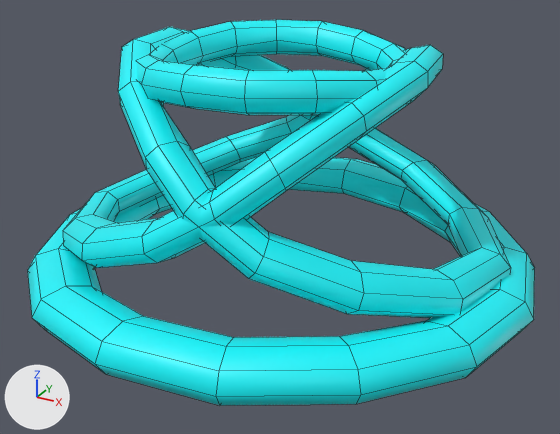
Renders of the FBX model DGM2610 - Game Design I/WowRenderedScene/Assets/Animations/BellSwirl.fbx from each side of a commit.
Both versions are drawn from a camera (50 mm lens) standing at (0.1304, -0.2385, 0.0982) and looking at (0.0034, -0.0076, -0.0173). Lighting does not change. The marker at lower left points along +X, +Y and +Z. Mesh edges are drawn as thin lines. Where no turn or scale is listed for an object, it has been applied to the vertices.

Names of what the first picture shows: 'Bottom', 'Middle', 'Top'.
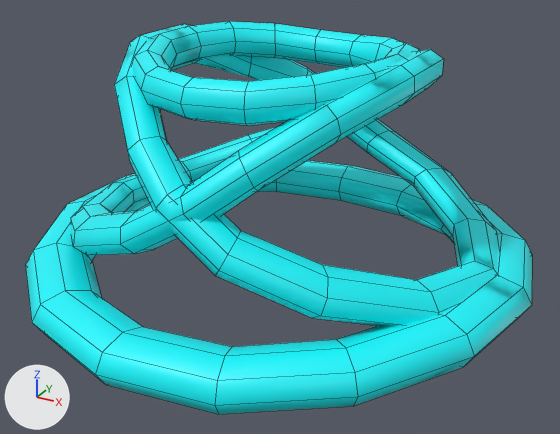
Pixel boxes [x1, y1, x2, y2] of what changed, in the pictures (560 x 434 px; the box of a moved part takes in the faces that stretch with it):
'Middle', turned
    before: [63, 27, 511, 318]
    after: [74, 24, 498, 326]
'Bottom', turned
    before: [27, 157, 535, 405]
    after: [34, 160, 532, 414]
'BlueBottom', added (cyan)
    after: [25, 174, 530, 411]
'BlueMiddle', added (cyan)
    after: [71, 28, 498, 325]
'Top', turned
    before: [137, 20, 406, 115]
    after: [132, 21, 419, 126]
'WhiteTop', added (cyan)
    after: [134, 29, 420, 106]
part 1 of me_mesh, moved or reshaped
    before: [137, 20, 406, 115]
    after: [134, 29, 420, 106]

What changed in the scene script:
```text
Change me_mesh:
    where me_mesh.from_pydata(...)  # 120 vertices, 120 faces; spans x -5.02..5.02, y -0.88..0.88, z -5.05..5.05
    used by ob_top; parent = ob_bellswirl; location = (-0.0496, 3.723, 0.193); rotation_euler = (0.0, 2.091, 0.0), in degrees (0, 120, 0)
    me_mesh part 1: the whole mesh is turned 90 degrees about the x axis through its middle and scaled by 0.01
Add me_mesh_005:
    me_mesh_005.from_pydata(...)  # 120 vertices, 120 faces; spans x -0.095..0.095, y -0.096..0.096, z -0.011..0.011
    me_mesh_005.materials.append(mat_medium_and_small)  # cyan #00f8ff
Add me_mesh_004:
    me_mesh_004.from_pydata(...)  # 240 vertices, 240 faces; spans x -0.086..0.086, y -0.07..0.07, z -0.04..0.04
    me_mesh_004.materials.append(mat_medium_and_small)  # cyan #00f8ff
Change ob_middle:
    ob_middle.rotation_euler: (0.0, -2.993, 0.0) -> (0.0, 0.0, 0.0)  # degrees (0, -171, 0) -> degrees (0, 0, 0)
Change ob_bottom:
    ob_bottom.rotation_euler: (0.0, 2.091, 0.0) -> (0.0, 0.0, 0.0)  # degrees (0, 120, 0) -> degrees (0, 0, 0)
Change ob_top:
    ob_top.rotation_euler: (0.0, 2.091, 0.0) -> (0.0, 0.0, 0.0)  # degrees (0, 120, 0) -> degrees (0, 0, 0)
Add ob_whitetop:
    ob_whitetop = bpy.data.objects.new('WhiteTop', me_mesh)
    ob_whitetop.location = (-0.0005, -0.0019, 0.0372)
Add ob_bluebottom:
    ob_bluebottom = bpy.data.objects.new('BlueBottom', me_mesh_005)
    ob_bluebottom.location = (0.0, 0.0, -0.0353)
Add ob_bluemiddle:
    ob_bluemiddle = bpy.data.objects.new('BlueMiddle', me_mesh_004)
    ob_bluemiddle.location = (-0.001, 0.0, 0.0048)
```
